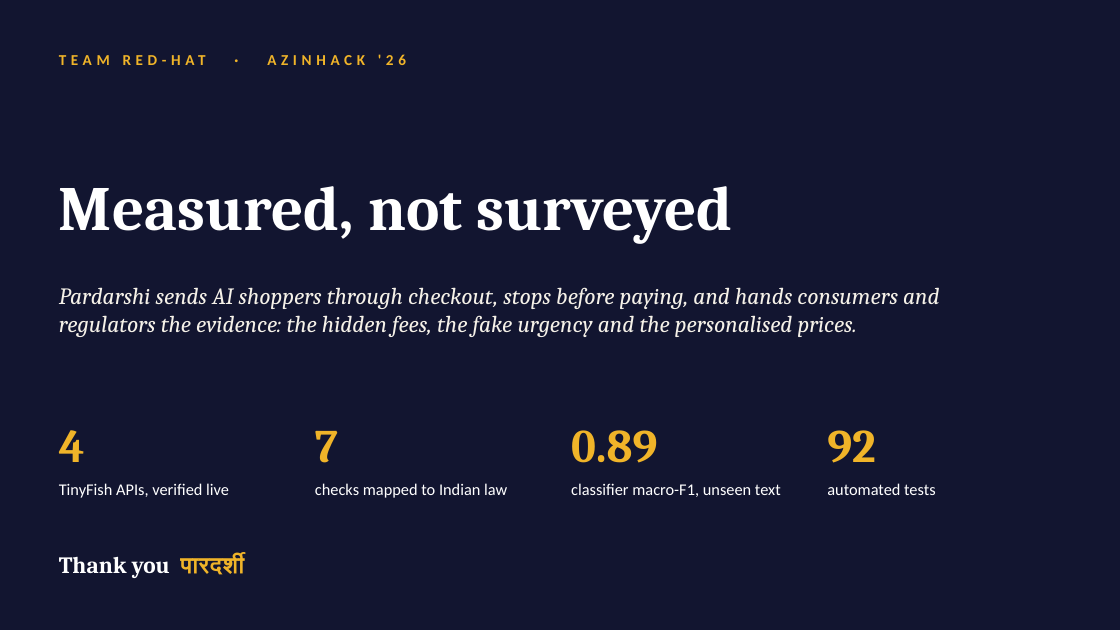
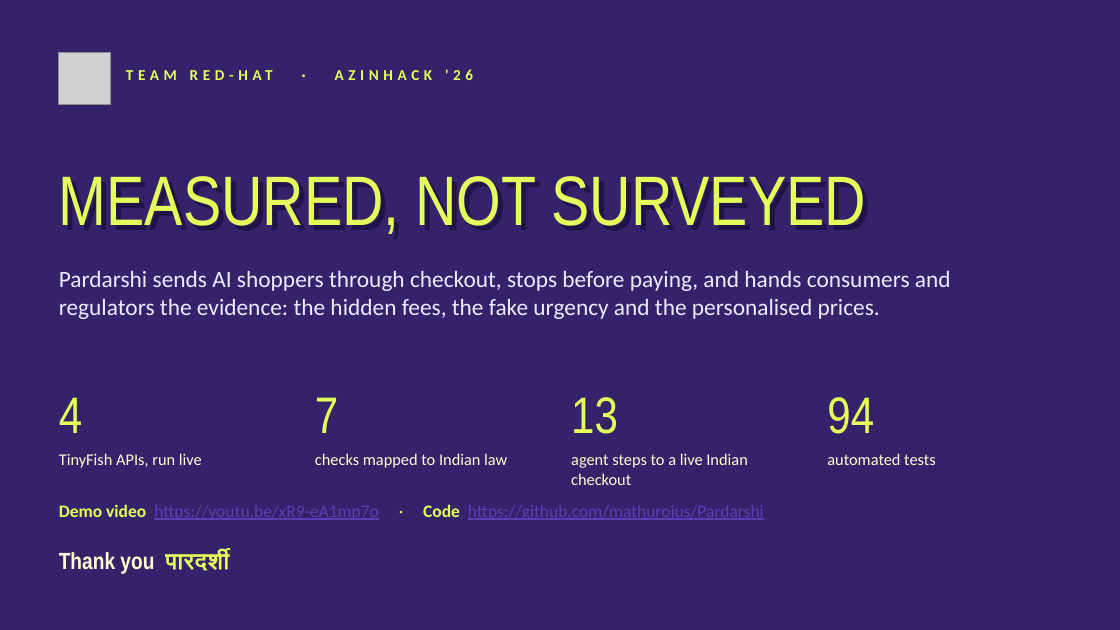
Before and after one commit to mathurojus/Pardarshi, a slide deck: slide 18 of docs/Pardarshi_RED-HAT.pptx (slide 16 before the commit). Drawn at 1120x630 pixels with LibreOffice and Linux fonts; fonts in the diff are those of the drawing; grey boxes stand for pictures; background and template pictures are left out. Boxes give left, top, right and bottom in pixels: in the first picture for what was removed or moved away, otherwise in the second. Text is boxed around its words. In the diff, an @@ line names an element or a change of style, - is before the commit and + after.

```diff
--- a/docs/Pardarshi_RED-HAT.pptx
+++ b/docs/Pardarshi_RED-HAT.pptx
@@ background #121530 to picture (left out) @@
@@ picture added at [59, 52, 111, 104] @@
@@ text "TEAM RED-HAT · AZINHACK '26": place and size @@
-text "TEAM RED-HAT · AZINHACK '26" at [267, 54, 406, 65]
+text "TEAM RED-HAT · AZINHACK '26" at [335, 69, 473, 80]
@@ text "TEAM RED-HAT · AZINHACK '26" at [335, 69, 473, 80]: text colour #F0B429 to #E5FF5A @@
@@ text at [59, 176, 866, 234]: text changed; size 54 to 60 pt; font Cambria to Arial Narrow; text colour #FFFFFF to #21134A; bold off @@
-Measured, not surveyed
+MEASURED, NOT SURVEYED
@@ text added at [59, 155, 1059, 252], 60 pt, text #E5FF5A @@
+MEASURED, NOT SURVEYED
@@ text "Pardarshi sends AI shoppers through ...": place and size @@
-text "Pardarshi sends AI shoppers through ..." at [59, 287, 939, 337]
+text "Pardarshi sends AI shoppers through ..." at [59, 271, 951, 319]
@@ text "Pardarshi sends AI shoppers through ..." at [59, 271, 951, 319]: font Cambria to Calibri, text colour #F5F1E8 to #EFE9FF, italic off @@
@@ text "4": place and size @@
-text "4" at [59, 430, 85, 462]
+text "4" at [59, 397, 82, 433]
@@ text "4" at [59, 397, 82, 433]: size 40 to 44 pt, font Cambria to Arial Narrow, text colour #F0B429 to #E5FF5A, bold off @@
@@ text "7" at [315, 397, 338, 433]: size 40 to 44 pt, font Cambria to Arial Narrow, text colour #F0B429 to #E5FF5A, bold off @@
@@ text "7": place and size @@
-text "7" at [315, 431, 338, 463]
+text "7" at [315, 397, 338, 433]
@@ text added at [571, 397, 618, 434], 44 pt, text #E5FF5A @@
+13
@@ text added at [827, 397, 874, 434], 44 pt, text #E5FF5A @@
+94
@@ text removed at [571, 430, 657, 463] @@
-0.89
@@ text removed at [827, 430, 876, 463] @@
-92
@@ text at [59, 453, 202, 468]: text changed; text colour #FFFFFF to #FFFBD0 @@
-TinyFish APIs, verified live
+TinyFish APIs, run live
@@ text "checks mapped to Indian law": place and size @@
-text "checks mapped to Indian law" at [315, 483, 507, 498]
+text "checks mapped to Indian law" at [315, 453, 507, 468]
@@ text "checks mapped to Indian law" at [315, 453, 507, 468]: text colour #FFFFFF to #FFFBD0 @@
@@ text added at [571, 453, 747, 485], 14 pt, text #FFFBD0 @@
+agent steps to a live Indian checkout
@@ text "automated tests" at [827, 453, 936, 465]: text colour #FFFFFF to #FFFBD0 @@
@@ text "automated tests": place and size @@
-text "automated tests" at [827, 483, 936, 495]
+text "automated tests" at [827, 453, 936, 465]
@@ text added at [59, 504, 764, 520], 15 pt, text #5A3FB5, underline @@
+Demo video https://youtu.be/xR9-eA1mp7o · Code https://github.com/mathurojus/Pardarshi
@@ text removed at [571, 483, 781, 497] @@
-classifier macro-F1, unseen text
@@ text "Thank you पारदर्शी" at [59, 550, 229, 574]: font Cambria to Arial Narrow, text colour #FFFFFF to #FFFBD0 in "Thank you"; text colour #F0B429 to #E5FF5A in "पारदर्शी" @@
```
Also in this commit, not shown: 15 other slides changed, 2 slides added, 21 other files.
